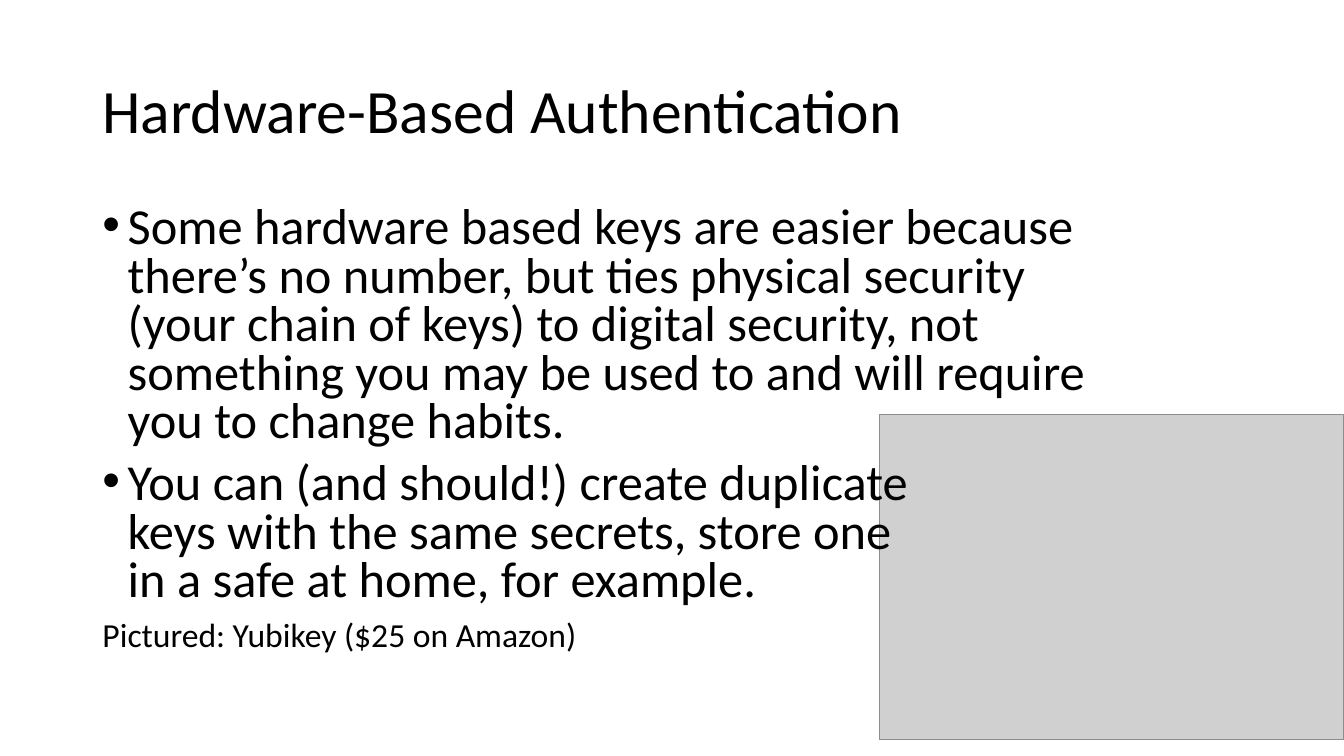
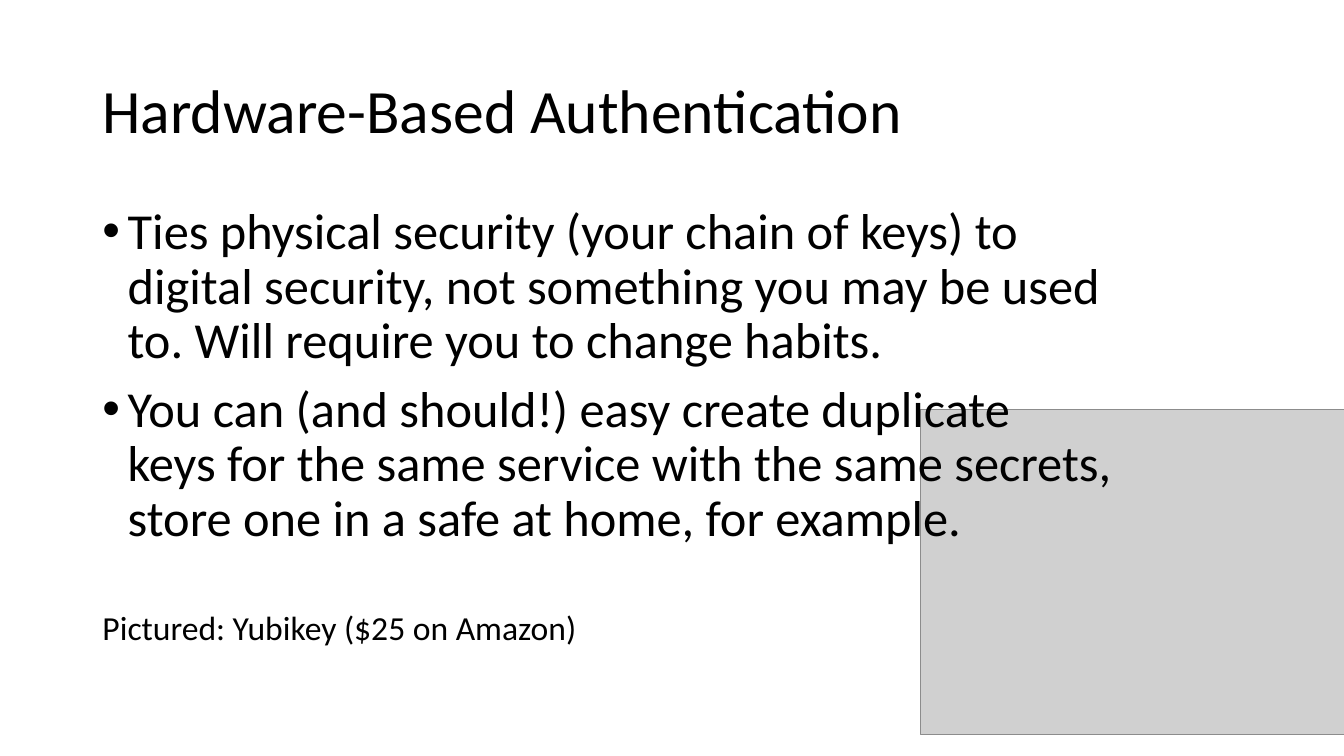
Before and after one commit to williamadba/Public-Presentations, a slide deck: slide 28 of Personal Practical Cybersecurity/Personal Practical Cybersecurity.pptx (slide 27 before the commit). Drawn at 1344x756 pixels with LibreOffice and Linux fonts; fonts in the diff are those of the drawing; grey boxes stand for pictures. Boxes give left, top, right and bottom in pixels: in the first picture for what was removed or moved away, otherwise in the second. Text is boxed around its words. In the diff, an @@ line names an element or a change of style, - is before the commit and + after.

```diff
--- a/Personal Practical Cybersecurity/Personal Practical Cybersecurity.pptx
+++ b/Personal Practical Cybersecurity/Personal Practical Cybersecurity.pptx
@@ text at (128,212,1111,547): text changed @@
-• Some hardware based keys are easier because there’s no number, but ties physical security (your chain of keys) to digital security, not something you may be used to and will require you to change habits.
-• You can (and should!) create duplicate
-  keys with the same secrets, store one
-  in a safe at home, for example.
+• Ties physical security (your chain of keys) to digital security, not something you may be used to. Will require you to change habits.
+• You can (and should!) easy create duplicate
+  keys for the same service with the same secrets, store one in a safe at home, for example.
@@ picture: place and size @@
-picture at (880,414,1344,740)
+picture at (922,409,1344,735)
@@ text at (102,615,576,646): line spacing 0.8 to 0.9 @@
```
Also in this commit, not shown: 15 other slides changed, 1 slide added, 1 slide removed.
